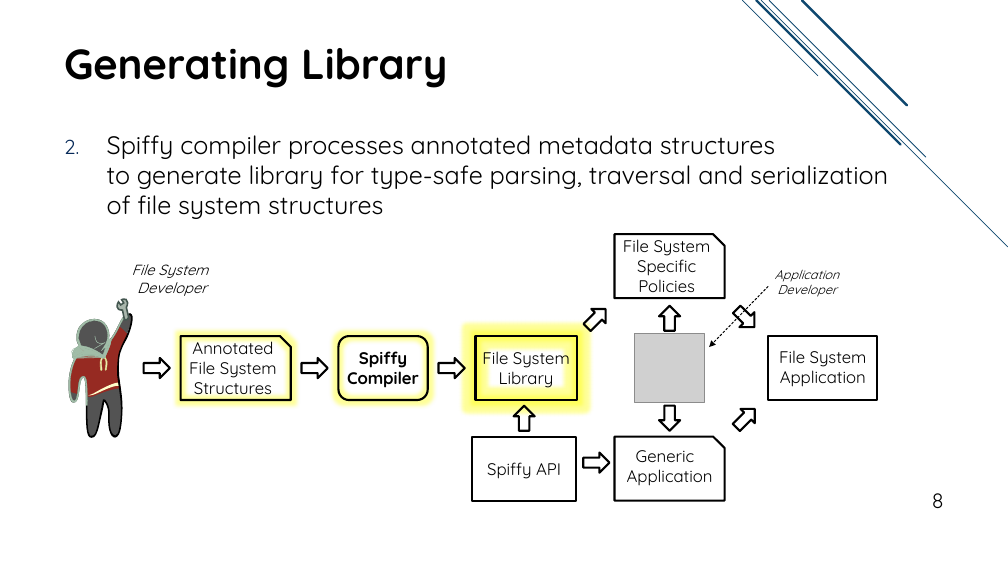
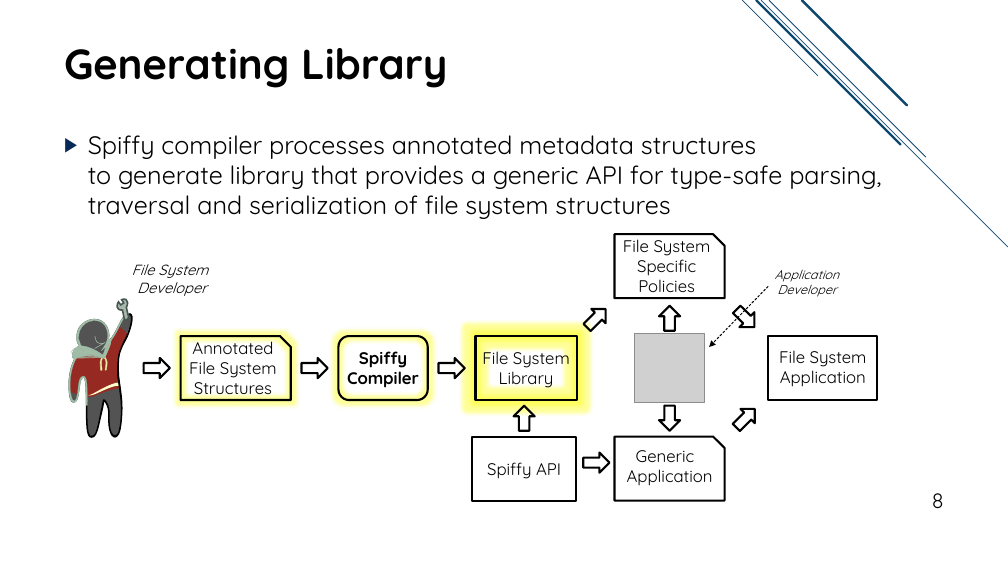
Before and after one commit to jacksun007/spiffy-paper, a slide deck: slide 8 of talk/spiffy_talk.pptx. Drawn at 1008x567 pixels with LibreOffice and Linux fonts; fonts in the diff are those of the drawing; grey boxes stand for pictures. Boxes give left, top, right and bottom in pixels: in the first picture for what was removed or moved away, otherwise in the second. Text is boxed around its words. In the diff, an @@ line names an element or a change of style, - is before the commit and + after.

```diff
--- a/talk/spiffy_talk.pptx
+++ b/talk/spiffy_talk.pptx
@@ text at bbox=[88, 135, 881, 219]: text changed @@
-2. Spiffy compiler processes annotated metadata structures
-   to generate library for type-safe parsing, traversal and serialization of file system structures
+▶ Spiffy compiler processes annotated metadata structures
+  to generate library that provides a generic API for type-safe parsing, traversal and serialization of file system structures
```
Also in this commit, not shown: 21 other slides changed, 2 slides added.
